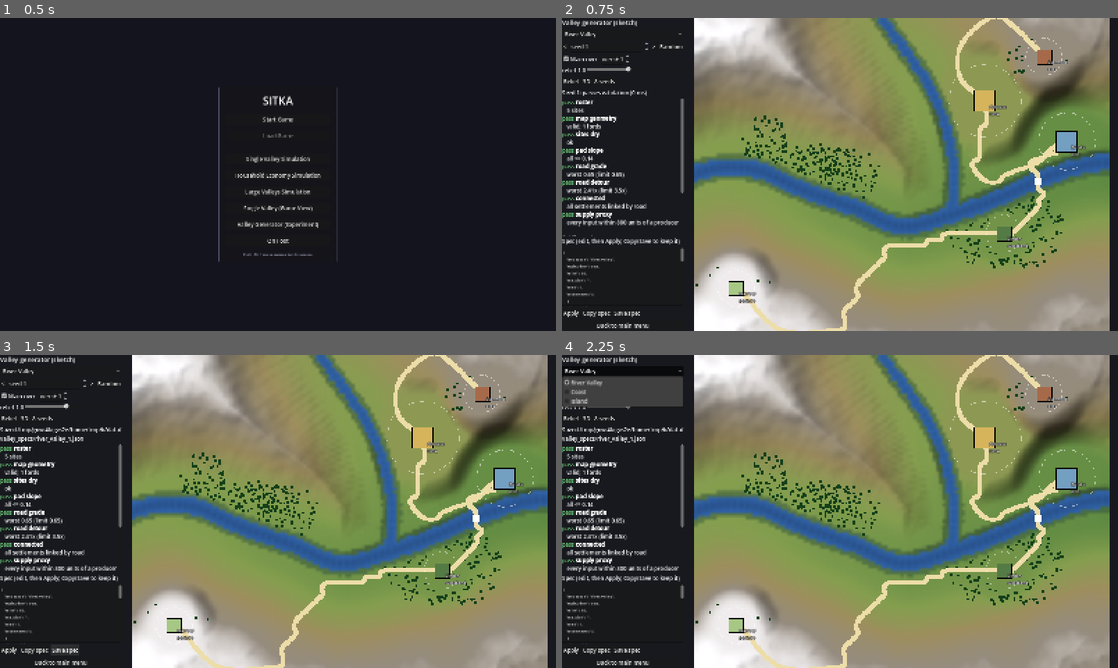
Above: before the commit, frames 1-4 (two rows, left to right).
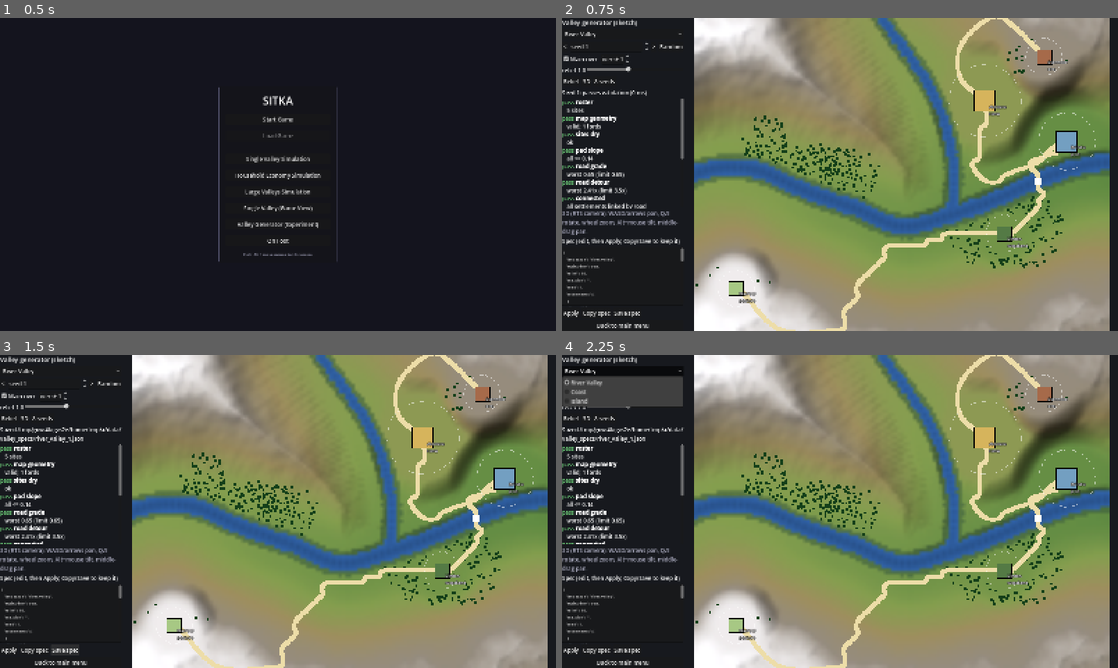
Above: after the commit, the same moments.

Repository: forsman5/sitka
Game: Godot game, scene res://scenes/ui/main_menu.tscn
The game is run twice, just before and just after one commit, with the same random seed, the same clock (stepped at 60 frames per second) and the same inputs.
Inputs:
- Up to frame 1 (0.5 s): no input
- Up to frame 2 (0.75 s): click "Valley Generator (Experiment)" at 0.5 s
- Up to frame 3 (1.5 s): click "Save spec" at 1.25 s
- Up to frame 4 (2.25 s): click "River Valley" at 2 s

Frame 1 is identical in both runs. In frame 2, 0.6% of the frame differs, in the area x 0-22%, y 44-70%; in frame 3, 0.9%, in the area x 0-22%, y 23-70%; in frame 4, 0.9%.

Commit message:
Valley generator: 3D preview uses the RTS camera rig
Same rig as the RTS and valley scenes (pan, rotate, zoom, tilt), bounded to the
generated map. Keys are ignored while typing in the spec box or outside 3D mode.

Co-Authored-By: Claude Sonnet 5.5 <noreply@anthropic.com>

Diff:
--- a/scripts/valley/gen/valley_gen_view.gd
+++ b/scripts/valley/gen/valley_gen_view.gd
@@ -12,6 +12,7 @@
 const MAP_SCALE := 4
 const SHEET_COUNT := 8
 const MAIN_MENU := "res://scenes/ui/main_menu.tscn"
+const CAMERA_SCENE := preload("res://scenes/camera/rts_camera.tscn")
 ## Saved specs go here from the editor / a desktop run from the project folder;
 ## exported builds fall back to user://.
 const SPEC_DIR := "res://data/valley_specs"
@@ -38,12 +39,9 @@
 var _container: SubViewportContainer
 var _viewport: SubViewport
 var _world: Node3D
-var _camera: Camera3D
+var _rig: Node3D
 var _sheet_scroll: ScrollContainer
 var _sheet_grid: GridContainer
-var _yaw := 0.6
-var _pitch := -0.85
-var _distance := 340.0
 
 func _ready() -> void:
 	_build_ui()
@@ -141,6 +139,11 @@
 	_report.size_flags_vertical = Control.SIZE_EXPAND_FILL
 	side.add_child(_report)
 
+	var camera_hint := Label.new()
+	camera_hint.text = "3D (RTS camera): WASD/arrows pan, Q/E rotate, wheel zoom, Alt+mouse tilt, middle-drag pan."
+	camera_hint.autowrap_mode = TextServer.AUTOWRAP_WORD_SMART
+	camera_hint.modulate = Color(0.7, 0.7, 0.78)
+	side.add_child(camera_hint)
 	var spec_title := Label.new()
 	spec_title.text = "Spec (edit, then Apply; Copy/Save to keep it)"
 	side.add_child(spec_title)
@@ -175,7 +178,6 @@
 	_container = SubViewportContainer.new()
 	_container.set_anchors_preset(Control.PRESET_FULL_RECT)
 	_container.stretch = true
-	_container.gui_input.connect(_on_3d_input)
 	stage.add_child(_container)
 	_viewport = SubViewport.new()
 	_viewport.own_world_3d = true
@@ -213,32 +215,30 @@
 	sun.rotation_degrees = Vector3(-50, -35, 0)
 	sun.light_energy = 1.3
 	_viewport.add_child(sun)
-	_camera = Camera3D.new()
-	_camera.far = 2000.0
-	_camera.fov = 45.0
-	_viewport.add_child(_camera)
-	_update_camera()
-
-func _update_camera() -> void:
-	var target := Vector3(0, 12, 0)
-	var offset := Vector3(0, 0, _distance).rotated(Vector3.RIGHT, _pitch).rotated(Vector3.UP, _yaw)
-	_camera.position = target + offset
-	_camera.look_at(target)
-
-func _on_3d_input(event: InputEvent) -> void:
-	if event is InputEventMouseMotion and (event.button_mask & MOUSE_BUTTON_MASK_LEFT) != 0:
-		_yaw -= event.relative.x * 0.006
-		_pitch = clampf(_pitch - event.relative.y * 0.006, -1.45, -0.15)
-		_update_camera()
-	elif event is InputEventMouseButton and event.pressed:
-		if event.button_index == MOUSE_BUTTON_WHEEL_UP:
-			_distance = maxf(_distance * 0.9, 60.0)
-		elif event.button_index == MOUSE_BUTTON_WHEEL_DOWN:
-			_distance = minf(_distance * 1.1, 900.0)
-		_update_camera()
+	# The same rig the RTS and valley scenes use, bounded to the generated map.
+	_rig = CAMERA_SCENE.instantiate()
+	_rig.zoom_min = 28.0
+	_rig.zoom_max = 420.0
+	_rig.pivot_height = 140.0
+	_rig.pan_limit = Terrain.SIZE * 0.5
+	_rig.max_ground_height = 60.0
+	_viewport.add_child(_rig)
+	var camera: Camera3D = _rig.get_node("Camera3D")
+	camera.far = 2000.0
+	camera.size = 260.0
+	_rig._current_tilt = 50.0
+	_rig._apply_tilt()
+	_rig.center_on(Vector3.ZERO)
+
+## The rig polls keys itself and cannot see focus in the main viewport, so stop
+## it reacting to WASD/Q/E typed into the spec box, or while hidden.
+func _process(_delta: float) -> void:
+	var focus := get_viewport().gui_get_focus_owner()
+	_rig.set_process(_mode == Mode.VIEW_3D and not (focus is LineEdit or focus is TextEdit))
 
 func _unhandled_key_input(event: InputEvent) -> void:
-	if event is InputEventKey and event.pressed and not _spec_text.has_focus():
+	# Arrow keys pan the 3D camera, so they only step seeds in the other views.
+	if event is InputEventKey and event.pressed and _mode != Mode.VIEW_3D and not _spec_text.has_focus():
 		if event.keycode == KEY_RIGHT:
 			_set_seed(_spec.seed + 1)
 		elif event.keycode == KEY_LEFT:
@@ -411,7 +411,7 @@
 		label.text = "%s (%s)" % [site["name"], site["role"]]
 		label.billboard = BaseMaterial3D.BILLBOARD_ENABLED
 		label.no_depth_test = true
-		label.pixel_size = 0.11
+		label.pixel_size = 0.16
 		label.font_size = 40
 		label.outline_size = 12
 		label.position = Vector3(pos.x, site["height"] + cylinder.height + 5.0, pos.y)
--- a/scripts/valley/harness/check_valley_generator_scene.gd
+++ b/scripts/valley/harness/check_valley_generator_scene.gd
@@ -28,6 +28,31 @@
 	if view._result["seed"] != 7:
 		print("FAIL: seed change did not regenerate")
 		failures += 1
+	# The RTS camera rig in the 3D view receives wheel zoom through the container.
+	view._show(view.Mode.VIEW_3D)
+	for i in 3:
+		await process_frame
+	var camera: Camera3D = view._rig.get_node("Camera3D")
+	var before := camera.size
+	# A real mouse moves over the container first, which is what makes it forward input.
+	var hover := InputEventMouseMotion.new()
+	hover.position = view._container.get_global_rect().get_center()
+	hover.global_position = hover.position
+	Input.parse_input_event(hover)
+	await process_frame
+	var wheel := InputEventMouseButton.new()
+	wheel.button_index = MOUSE_BUTTON_WHEEL_UP
+	wheel.pressed = true
+	wheel.position = view._container.get_global_rect().get_center()
+	wheel.global_position = wheel.position
+	Input.parse_input_event(wheel)
+	for i in 3:
+		await process_frame
+	# The headless display server has no mouse to route to the container, so only
+	# a real window can check this.
+	if DisplayServer.get_name() != "headless" and not camera.size < before:
+		print("FAIL: wheel input did not reach the RTS camera (size %.0f -> %.0f)" % [before, camera.size])
+		failures += 1
 	# Editing the spec box and applying it switches landscape.
 	var edited: Dictionary = JSON.parse_string(view._spec_text.text)
 	edited["landscape"] = "coast"
